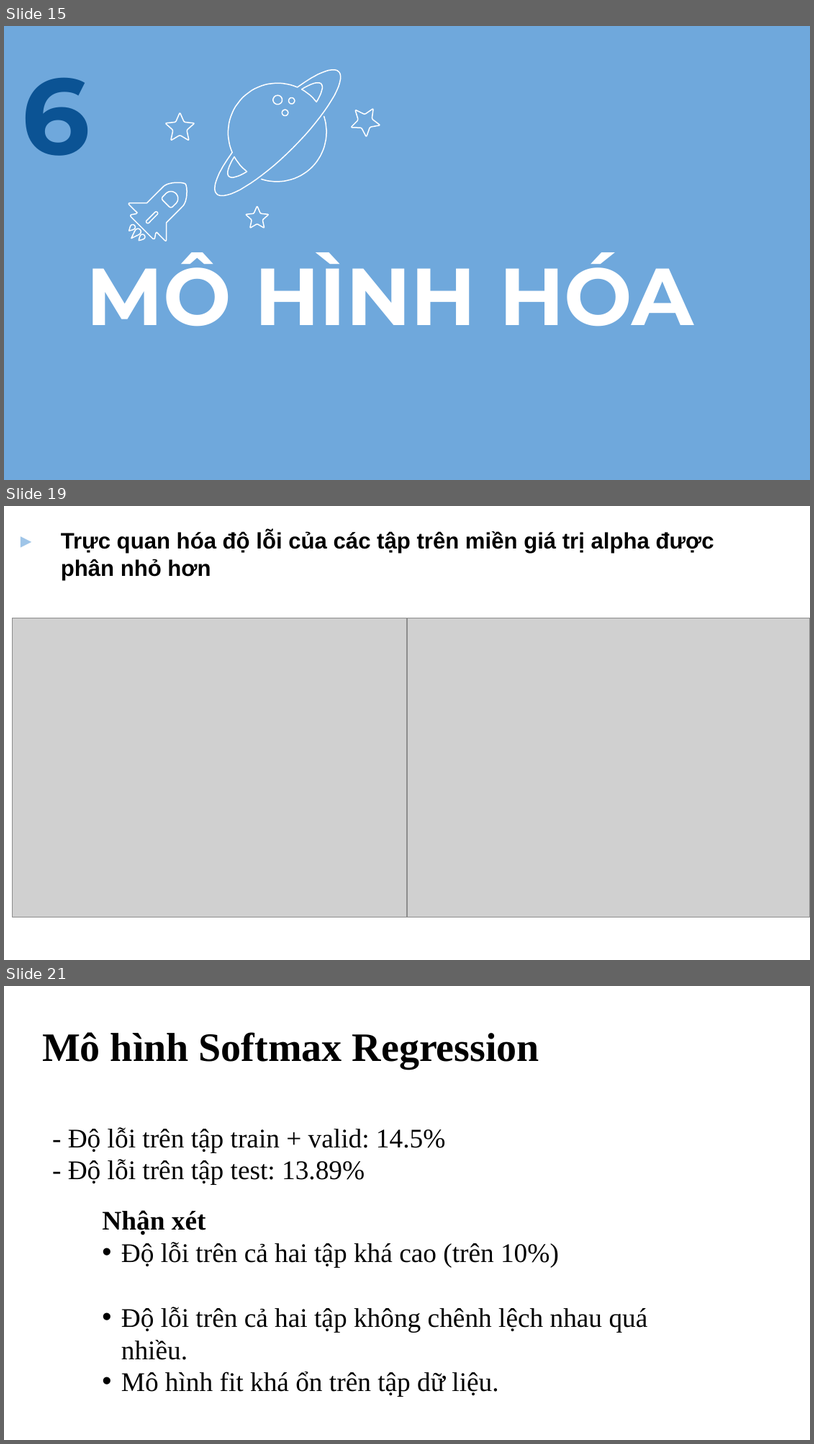
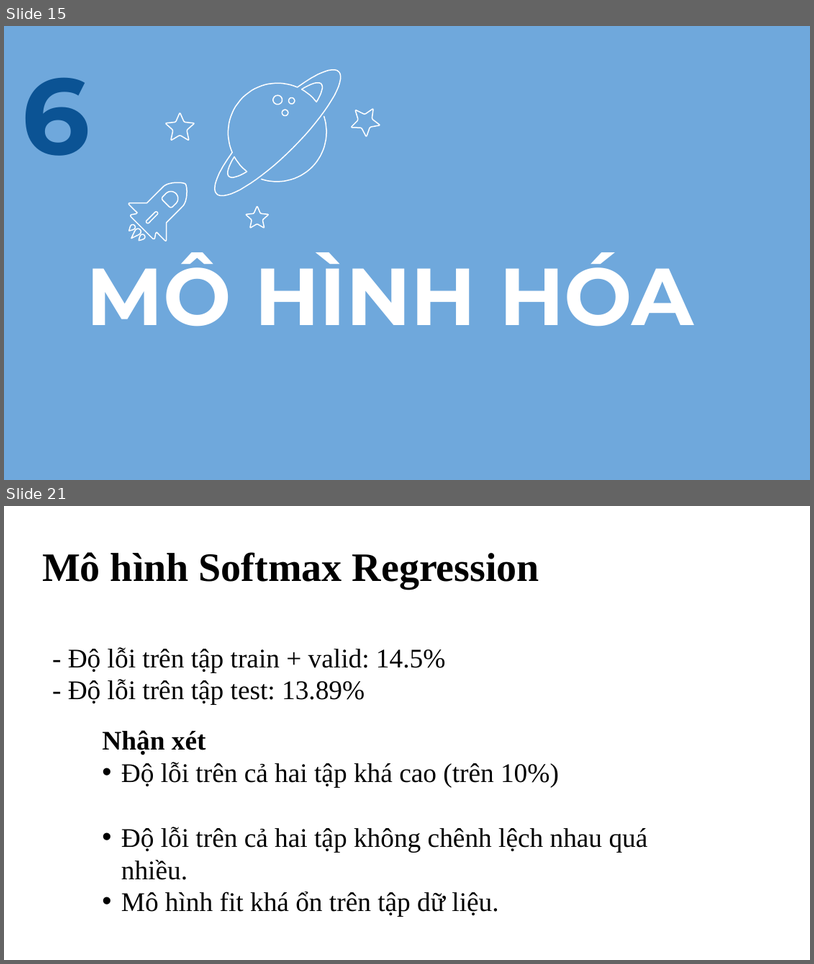
Before and after one commit to lethanhson1504/datascience-project-group16, a slide deck: Slide.pptx. Shown one above the other, each under a label of ours: slides 15, 19 and 21 before the commit, slides 15 and 21 after it; the slides between them are not shown. The pictures are 814x1444 and 814x964 pixels, drawn with LibreOffice and Linux fonts; fonts in the diff are those of the drawing; grey boxes stand for pictures; background and template pictures are left out. Boxes give left, top, right and bottom in pixels: in the first picture for what was removed or moved away, otherwise in the second. Text is boxed around its words. In the diff, an @@ line names an element or a change of style, - is before the commit and + after.

```diff
--- a/Slide.pptx
+++ b/Slide.pptx
@@ slide 19 removed at [4,506,810,960], background picture (left out) @@
@@ text removed at [61,531,715,580] @@
-▸ Trực quan hóa độ lỗi của các tập trên miền giá trị alpha được phân nhỏ hơn
@@ picture removed at [12,618,427,916] @@
@@ picture removed at [407,618,810,916] @@
```
Also in this commit, not shown: 4 slides changed, 1 slide added, 1 other file.
